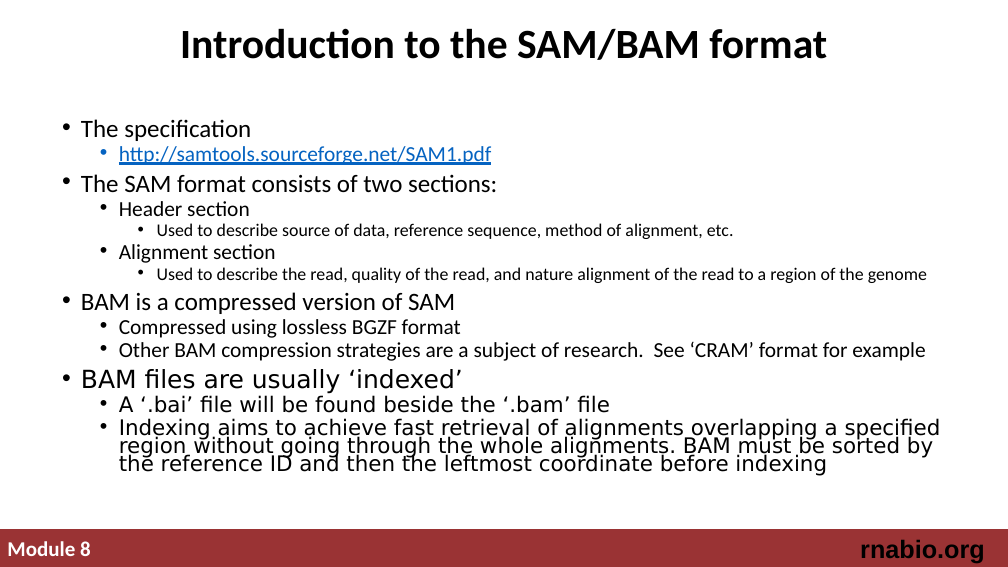
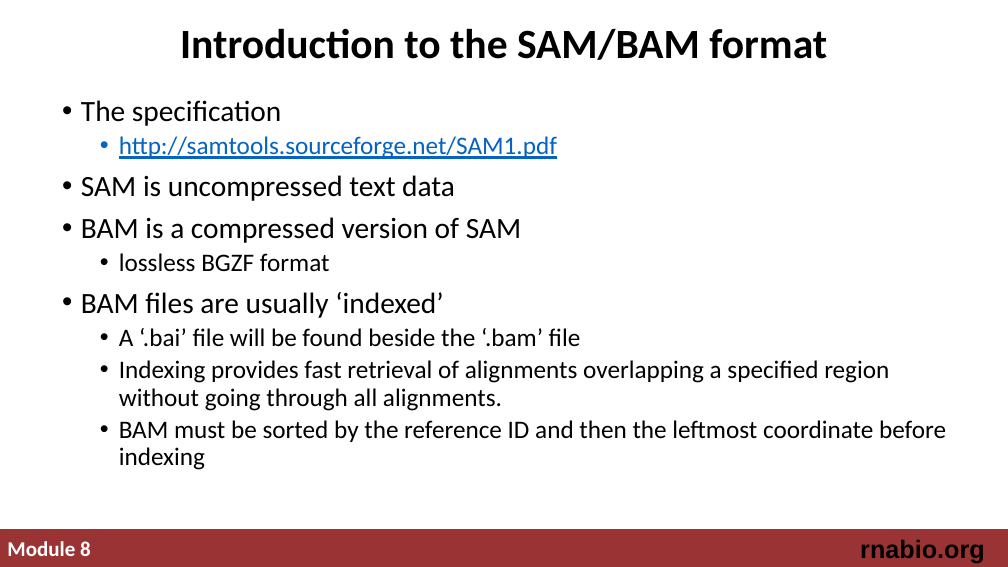
Before and after one commit to griffithlab/rnabio.org, a slide deck: slide 4 of assets/lectures/cbw-cshl/2019/mini/RNASeq_MiniLecture_08_02_SAM_BAM_BED.pptx. Drawn at 1008x567 pixels with LibreOffice and Linux fonts; fonts in the diff are those of the drawing. Boxes give left, top, right and bottom in pixels: in the first picture for what was removed or moved away, otherwise in the second. Text is boxed around its words. In the diff, an @@ line names an element or a change of style, - is before the commit and + after.

```diff
--- a/assets/lectures/cbw-cshl/2019/mini/RNASeq_MiniLecture_08_02_SAM_BAM_BED.pptx
+++ b/assets/lectures/cbw-cshl/2019/mini/RNASeq_MiniLecture_08_02_SAM_BAM_BED.pptx
@@ text "The specification": place and size @@
-text "The specification" at <box>81,119,941,476</box>
+text "The specification" at <box>81,100,946,470</box>
@@ text at <box>81,100,581,347</box>: size 23.8 to 28 pt in "The specification", "BAM is a compressed version of SAM", "BAM files are usually ‘indexed’"; size 20.4 to 24 pt in "http://samtools.sourceforge.net/SAM1.pdf", "A ‘.bai’ file will be found beside ..."; font DejaVu Sans to Calibri in "BAM files are usually ‘indexed’", "A ‘.bai’ file will be found beside ..."; line spacing 0.7 to 0.9 @@
@@ text at <box>81,175,455,201</box>: text changed; size 17 to 28 pt @@
-• The SAM format consists of two sections:
-  • Header section
-    • Used to describe source of data, reference sequence, method of alignment, etc.
-  • Alignment section
-    • Used to describe the read, quality of the read, and nature alignment of the read to a region of the genome
+• SAM is uncompressed text data
@@ text at <box>119,253,330,272</box>: text changed; size 20.4 to 24 pt @@
-  • Compressed using lossless BGZF format
-  • Other BAM compression strategies are a subject of research. See ‘CRAM’ format for example
+  • lossless BGZF format
@@ text at <box>119,360,946,470</box>: text changed; size 20.4 to 24 pt; font DejaVu Sans to Calibri @@
-  • Indexing aims to achieve fast retrieval of alignments overlapping a specified region without going through the whole alignments. BAM must be sorted by the reference ID and then the leftmost coordinate before indexing
+  • Indexing provides fast retrieval of alignments overlapping a specified region without going through all alignments.
+  • BAM must be sorted by the reference ID and then the leftmost coordinate before indexing
```
Also in this commit, not shown: 8 other slides changed, 1 slide added.
